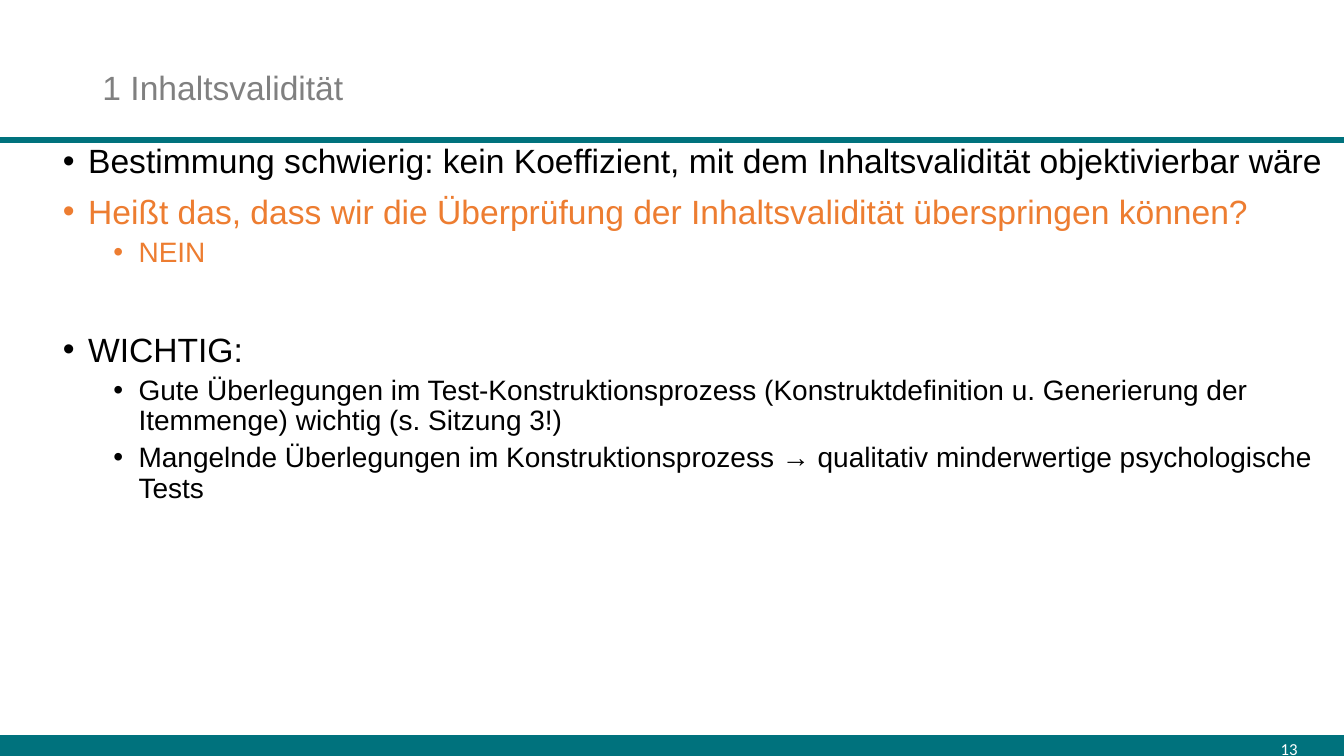
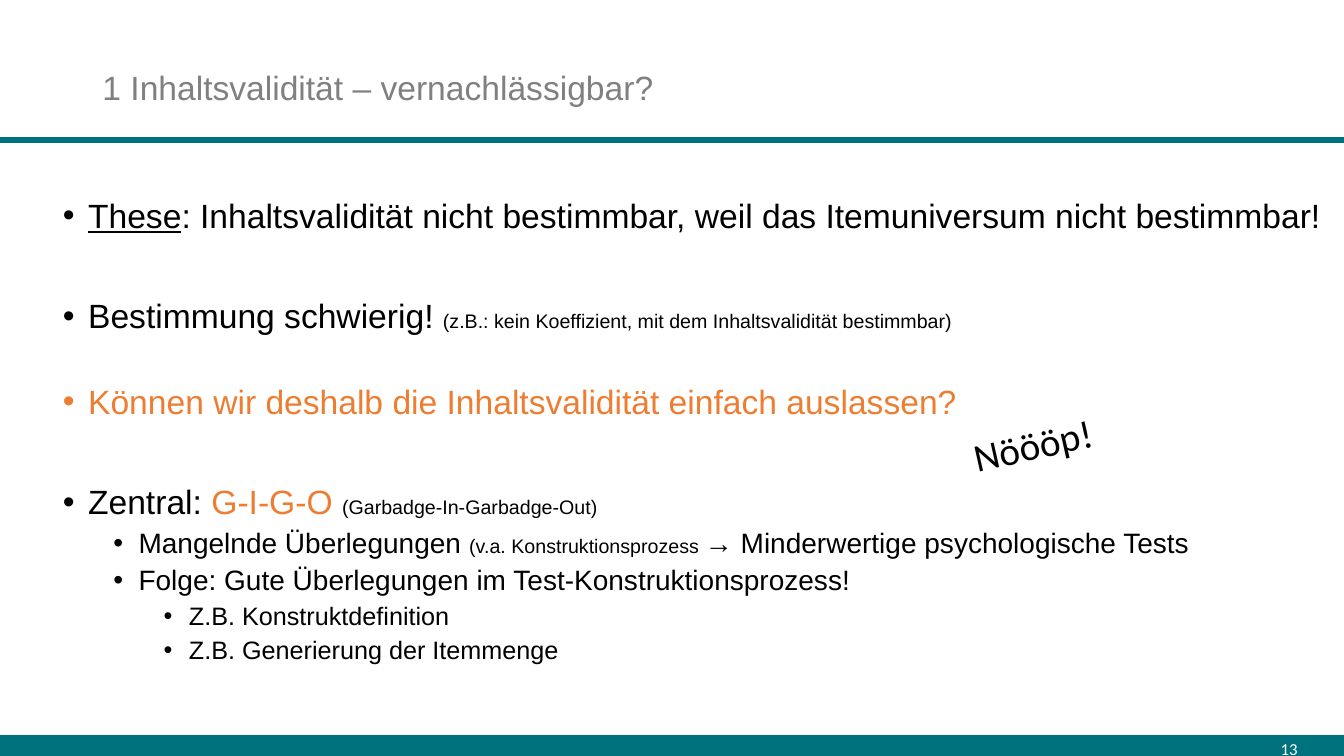
Before and after one commit to sbissantz/testtheory, a slide deck: slide 13 of 11-valid/validity-10.pptx. Drawn at 1344x756 pixels with LibreOffice and Linux fonts; fonts in the diff are those of the drawing. Boxes give left, top, right and bottom in pixels: in the first picture for what was removed or moved away, otherwise in the second. Text is boxed around its words. In the diff, an @@ line names an element or a change of style, - is before the commit and + after.

```diff
--- a/11-valid/validity-10.pptx
+++ b/11-valid/validity-10.pptx
@@ title at [102,75,654,107]: text changed @@
-1 Inhaltsvalidität
+1 Inhaltsvalidität – vernachlässigbar?
@@ text at [88,203,1321,665]: text changed; size 20 to 24 pt @@
-• Bestimmung schwierig: kein Koeffizient, mit dem Inhaltsvalidität objektivierbar wäre
-• Heißt das, dass wir die Überprüfung der Inhaltsvalidität überspringen können?
-  • NEIN
-• WICHTIG:
-  • Gute Überlegungen im Test-Konstruktionsprozess (Konstruktdefinition u. Generierung der Itemmenge) wichtig (s. Sitzung 3!)
-  • Mangelnde Überlegungen im Konstruktionsprozess → qualitativ minderwertige psychologische Tests
+• These: Inhaltsvalidität nicht bestimmbar, weil das Itemuniversum nicht bestimmbar!
+• Bestimmung schwierig! (z.B.: kein Koeffizient, mit dem Inhaltsvalidität bestimmbar)
+• Können wir deshalb die Inhaltsvalidität einfach auslassen?
+• Zentral: G-I-G-O (Garbadge-In-Garbadge-Out)
+  • Mangelnde Überlegungen (v.a. Konstruktionsprozess → Minderwertige psychologische Tests
+  • Folge: Gute Überlegungen im Test-Konstruktionsprozess!
+    • Z.B. Konstruktdefinition
+    • Z.B. Generierung der Itemmenge
@@ text added at [958,346,1344,488], 28 pt, text #000000 @@
+Nöööp!
```
Also in this commit, not shown: 2 other slides changed, 3 other files.
